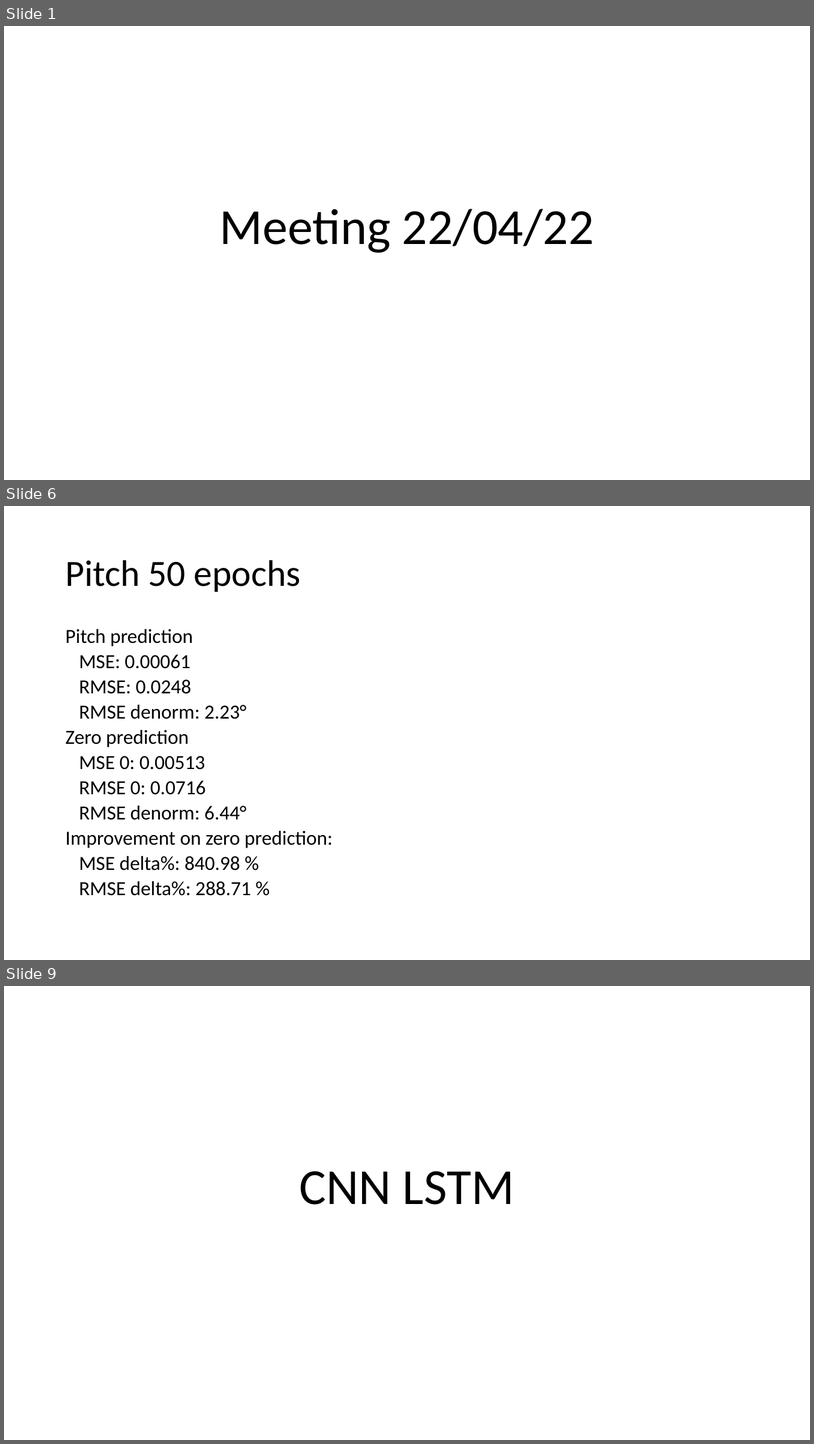
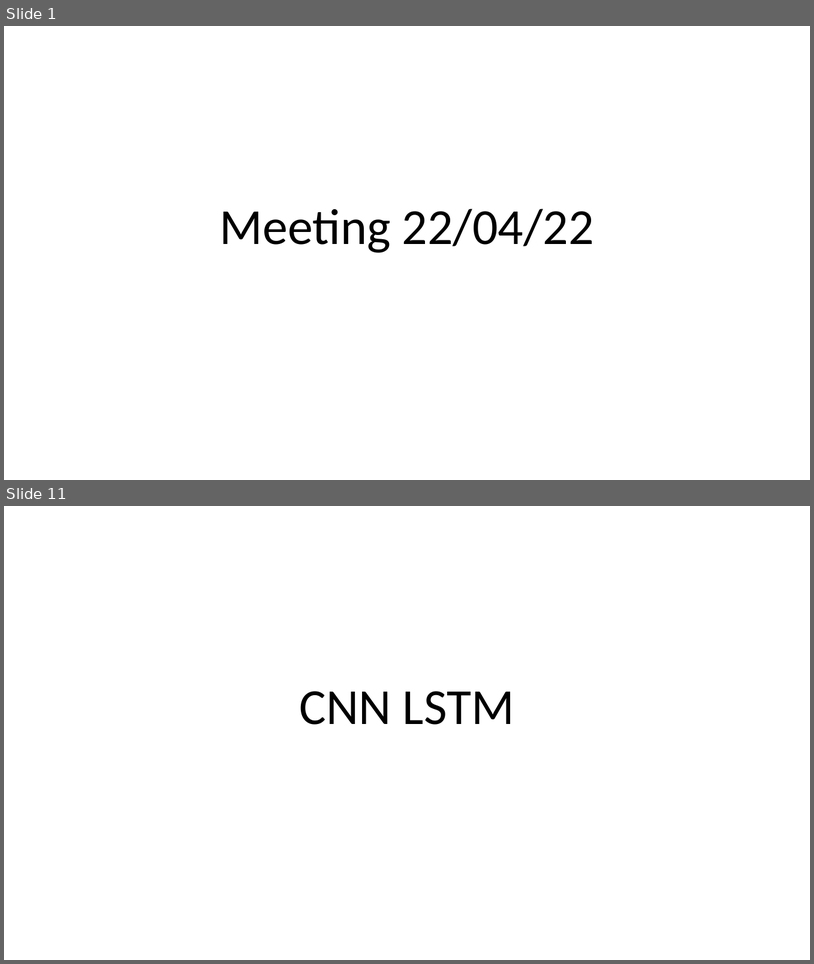
Before and after one commit to lancedw/3D-state-prediction-for-surface-vessels-using-IMU-data-and-images, a slide deck: Documentation/Presentations/Meeting 22-04-22.pptx. Shown one above the other, each under a label of ours: slides 1, 6 and 9 before the commit, slides 1 and 11 after it; the slides between them are not shown. The pictures are 814x1444 and 814x964 pixels, drawn with LibreOffice and Linux fonts; fonts in the diff are those of the drawing. Boxes give left, top, right and bottom in pixels: in the first picture for what was removed or moved away, otherwise in the second. Text is boxed around its words. In the diff, an @@ line names an element or a change of style, - is before the commit and + after.

```diff
--- a/Documentation/Presentations/Meeting 22-04-22.pptx
+++ b/Documentation/Presentations/Meeting 22-04-22.pptx
@@ slide 6 removed at (x1=4, y1=506, x2=810, y2=960), background #FFFFFF @@
@@ title removed at (x1=65, y1=560, x2=301, y2=592) @@
-Pitch 50 epochs
@@ text removed at (x1=65, y1=629, x2=333, y2=895) @@
-Pitch prediction
-MSE: 0.00061
-RMSE: 0.0248
-RMSE denorm: 2.23°
-Zero prediction
-MSE 0: 0.00513
-RMSE 0: 0.0716
-RMSE denorm: 6.44°
-Improvement on zero prediction:
-MSE delta%: 840.98 %
-RMSE delta%: 288.71 %
@@ what was slide 9 is now slide 11 @@
```
Also in this commit, not shown: 4 slides changed, 12 slides added, 4 other slides removed.
